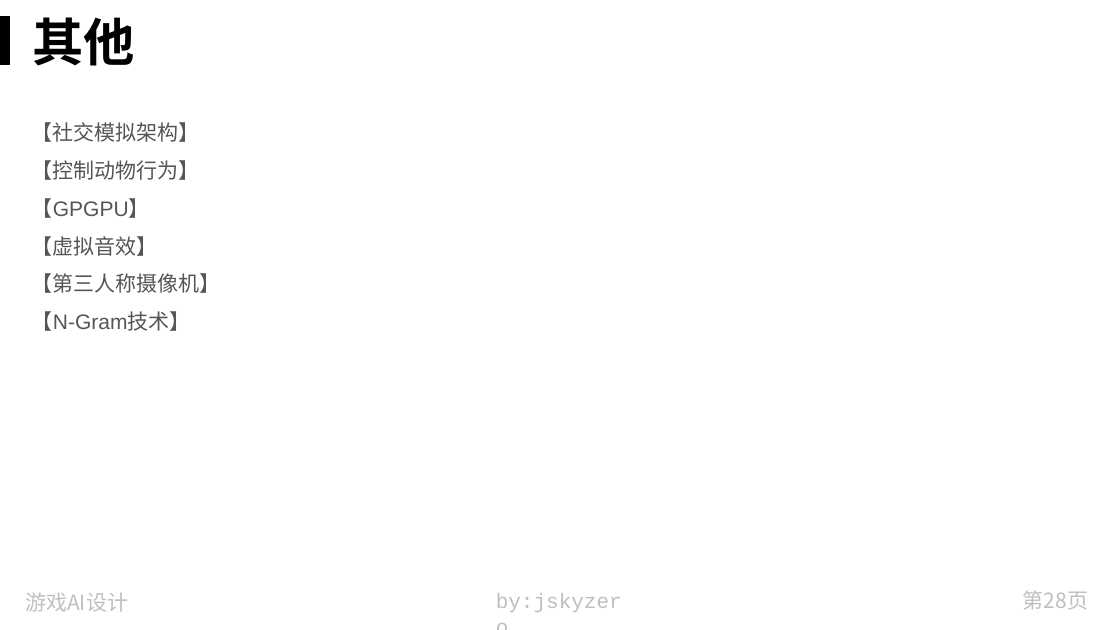
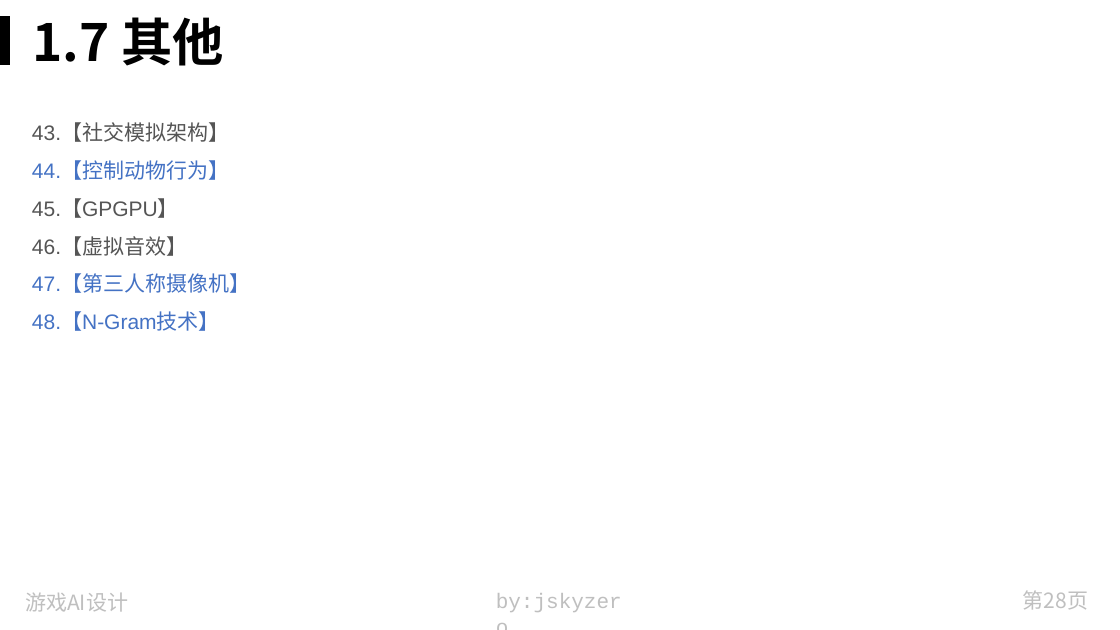
Before and after one commit to jskyzero/design.jskyzero.com, a slide deck: slide 28 of assets/img/skill/GameAIPro/Game AI Pro.pptx. Drawn at 1120x630 pixels with LibreOffice and Linux fonts; fonts in the diff are those of the drawing. Boxes give left, top, right and bottom in pixels: in the first picture for what was removed or moved away, otherwise in the second. Text is boxed around its words. In the diff, an @@ line names an element or a change of style, - is before the commit and + after.

```diff
--- a/assets/img/skill/GameAIPro/Game AI Pro.pptx
+++ b/assets/img/skill/GameAIPro/Game AI Pro.pptx
@@ title at <box>32,17,224,66</box>: text changed @@
-其他
+1.7 其他
@@ text at <box>32,124,250,331</box>: text changed; text colour #555555 to #4472C4 @@
-【社交模拟架构】
-【控制动物行为】
-【GPGPU】
-【虚拟音效】
-【第三人称摄像机】
-【N-Gram技术】
+43.【社交模拟架构】
+44.【控制动物行为】
+45.【GPGPU】
+46.【虚拟音效】
+47.【第三人称摄像机】
+48.【N-Gram技术】
```
Also in this commit, not shown: 6 other slides changed, 14 slides added, 1 slide removed, 32 other files.
